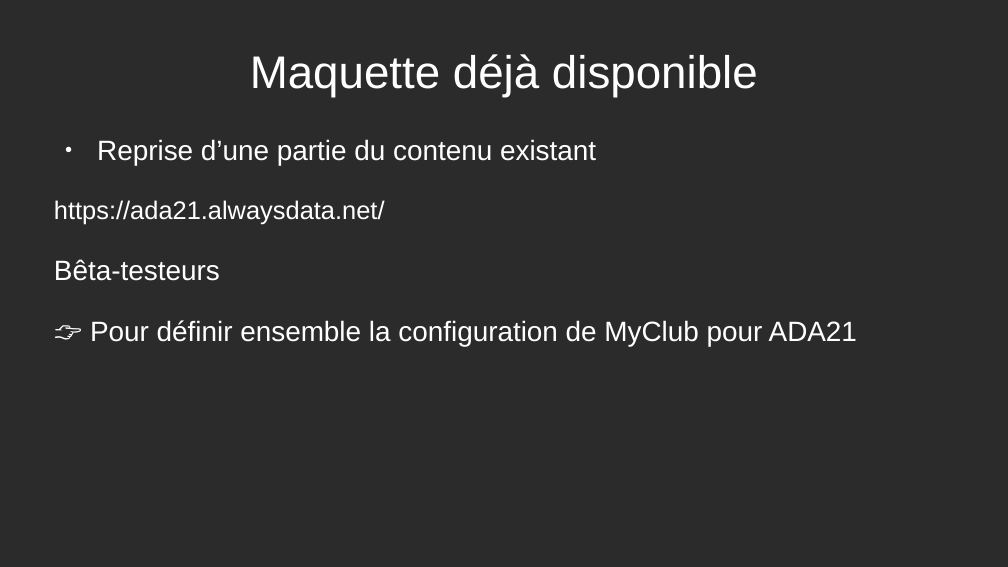
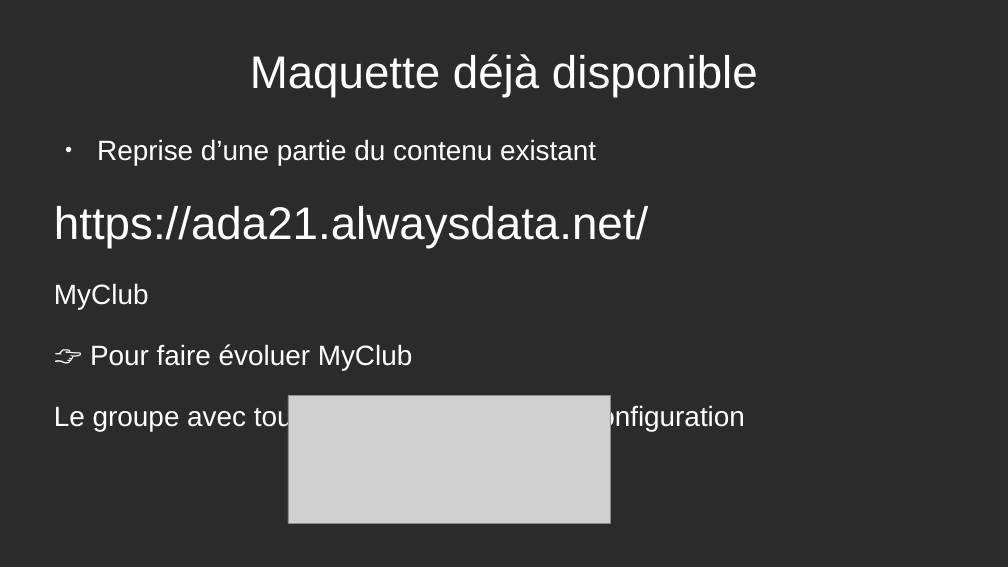
Before and after one commit to jebissey/MyClub, a slide deck: slide 5 of doc/PresentationADA21.odp. Drawn at 1008x567 pixels with LibreOffice and Linux fonts; fonts in the diff are those of the drawing; grey boxes stand for pictures; background and template pictures are left out; a plain dark background stands for a picture behind light text. Boxes give left, top, right and bottom in pixels: in the first picture for what was removed or moved away, otherwise in the second. Text is boxed around its words. In the diff, an @@ line names an element or a change of style, - is before the commit and + after.

```diff
--- a/doc/PresentationADA21.odp
+++ b/doc/PresentationADA21.odp
@@ text at [54,206,648,248]: size 20 to 36 pt in "https://ada21.alwaysdata.net/" @@
@@ text at [54,283,745,432]: text changed @@
-Bêta-testeurs
-👉 Pour définir ensemble la configuration de MyClub pour ADA21
+MyClub
+👉 Pour faire évoluer MyClub
+Le groupe avec toutes les autorisations de configuration
@@ picture added at [288,396,611,523] @@
```
Also in this commit, not shown: 7 other slides changed, 4 other files.
